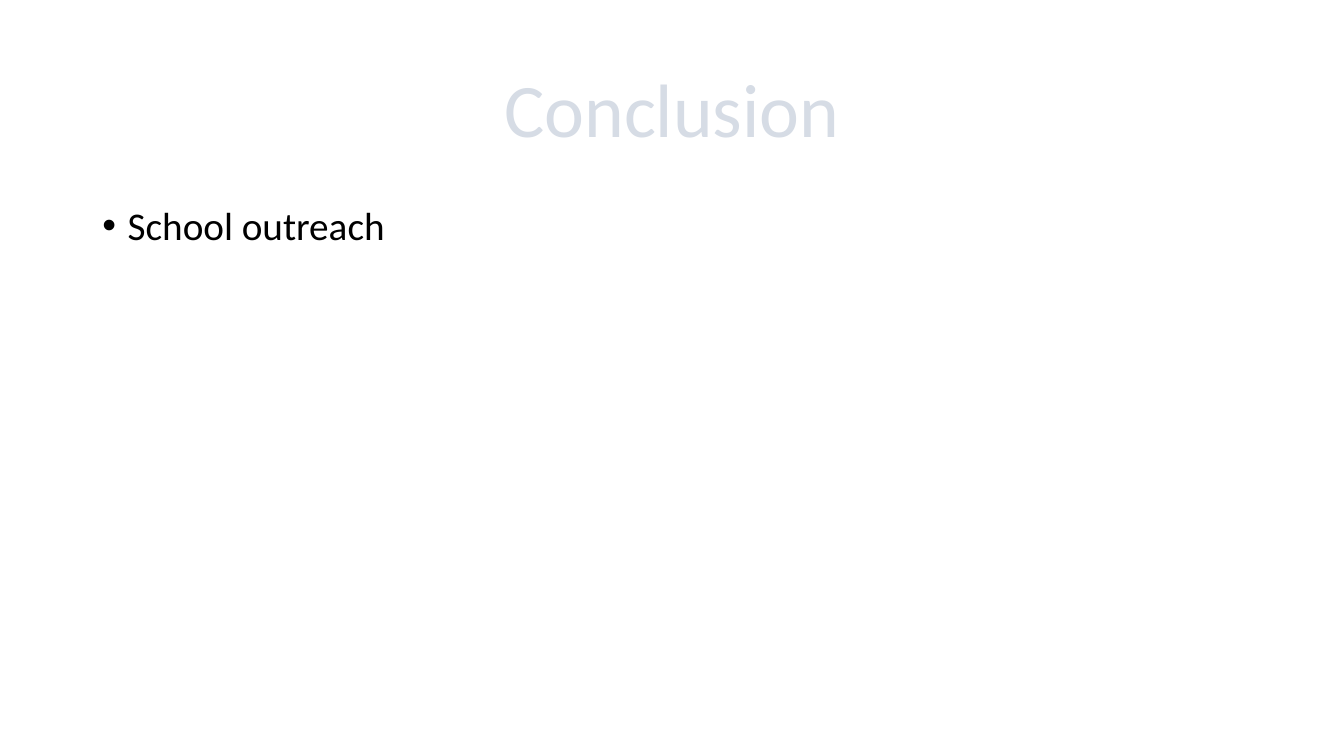
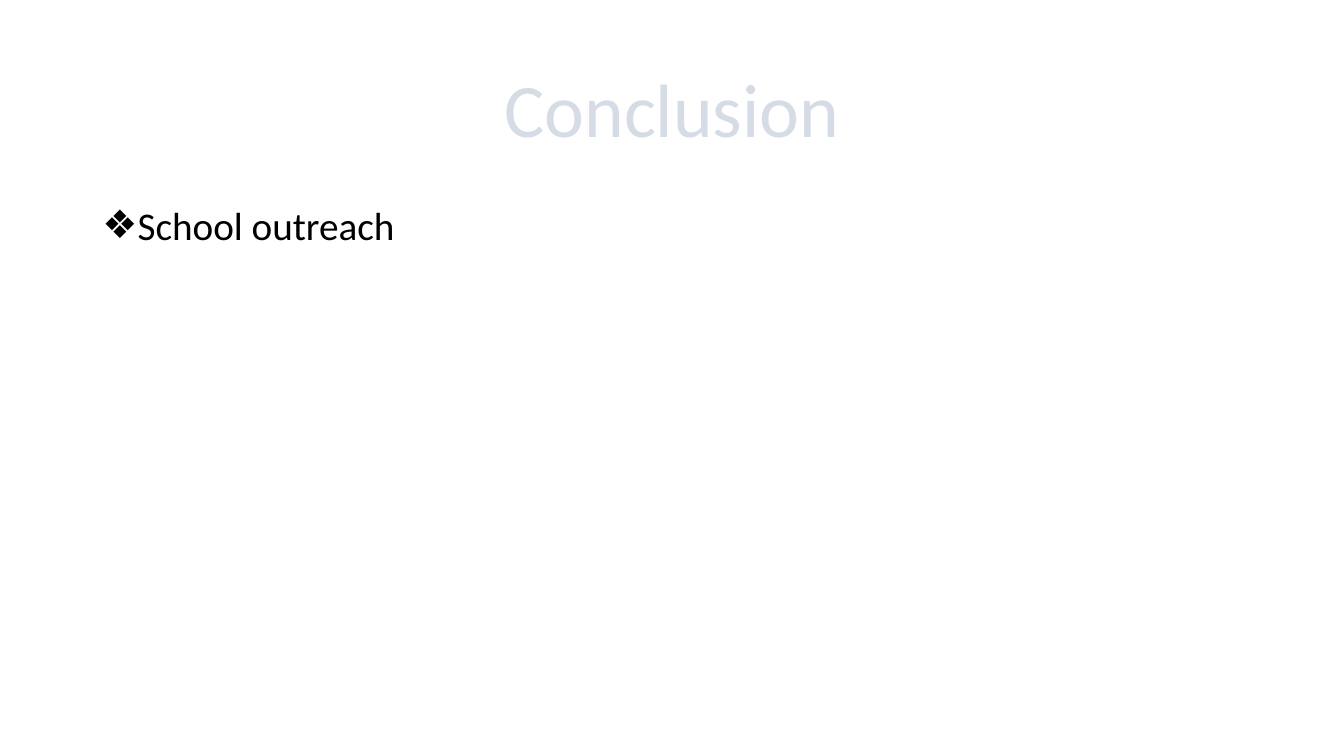
Before and after one commit to Superanjali/flaskQnAndForm, a slide deck: slide 8 of Sciencer.pptx. Drawn at 1344x756 pixels with LibreOffice and Linux fonts; fonts in the diff are those of the drawing. Boxes give left, top, right and bottom in pixels: in the first picture for what was removed or moved away, otherwise in the second. Text is boxed around its words. In the diff, an @@ line names an element or a change of style, - is before the commit and + after.

```diff
--- a/Sciencer.pptx
+++ b/Sciencer.pptx
@@ text "School outreach" at <box>138,212,395,241</box>: bullet • to ❖ @@
```
Also in this commit, not shown: 5 other slides changed.
